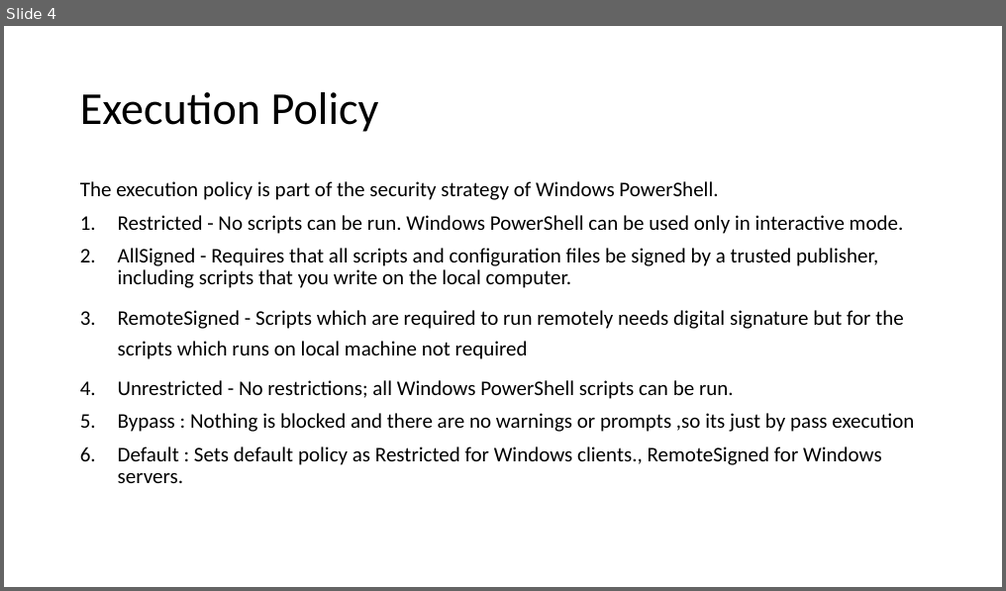
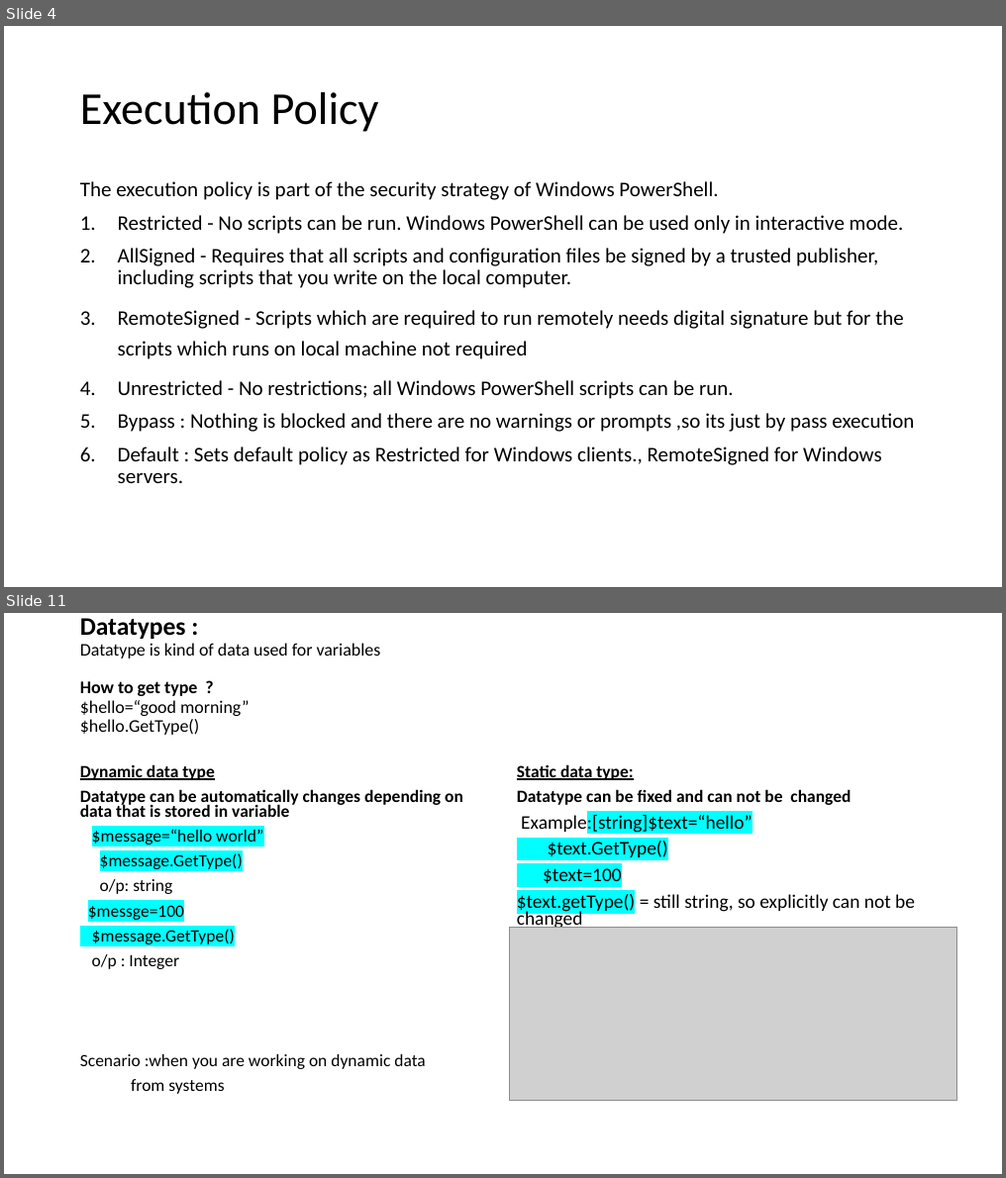
Before and after one commit to heshika/Batch1, a slide deck: Windows Powershell-day 1.pptx. Shown one above the other, each under a label of ours: slide 4 before the commit, slides 4 and 11 after it; the slides between them are not shown. The pictures are 1006x591 and 1006x1178 pixels, drawn with LibreOffice and Linux fonts; fonts in the diff are those of the drawing; grey boxes stand for pictures. Boxes give left, top, right and bottom in pixels: in the first picture for what was removed or moved away, otherwise in the second. Text is boxed around its words. In the diff, an @@ line names an element or a change of style, - is before the commit and + after.

```diff
--- a/Windows Powershell-day 1.pptx
+++ b/Windows Powershell-day 1.pptx
@@ slide 11 added at [4, 613, 1002, 1174], background #FFFFFF @@
@@ title added at [80, 618, 381, 735], 17.1 pt, text #000000 @@
+Datatypes :
+Datatype is kind of data used for variables
+How to get type ?
+$hello=“good morning”
+$hello.GetType()
@@ text added at [80, 764, 463, 1094], 16.6 pt, text #000000 @@
+Dynamic data type
+Datatype can be automatically changes depending on data that is stored in variable
+$message=“hello world”
+$message.GetType()
+o/p: string
+$messge=100
+$message.GetType()
+o/p : Integer
+Scenario :when you are working on dynamic data
+from systems
@@ text added at [517, 764, 915, 928], 18.5 pt, text #000000 @@
+Static data type:
+Datatype can be fixed and can not be changed
+Example:[string]$text=“hello”
+$text.GetType()
+$text=100
+$text.getType() = still string, so explicitly can not be changed
@@ picture added at [509, 927, 957, 1100] @@
```
Also in this commit, not shown: 1 slide changed, 10 other slides added.
